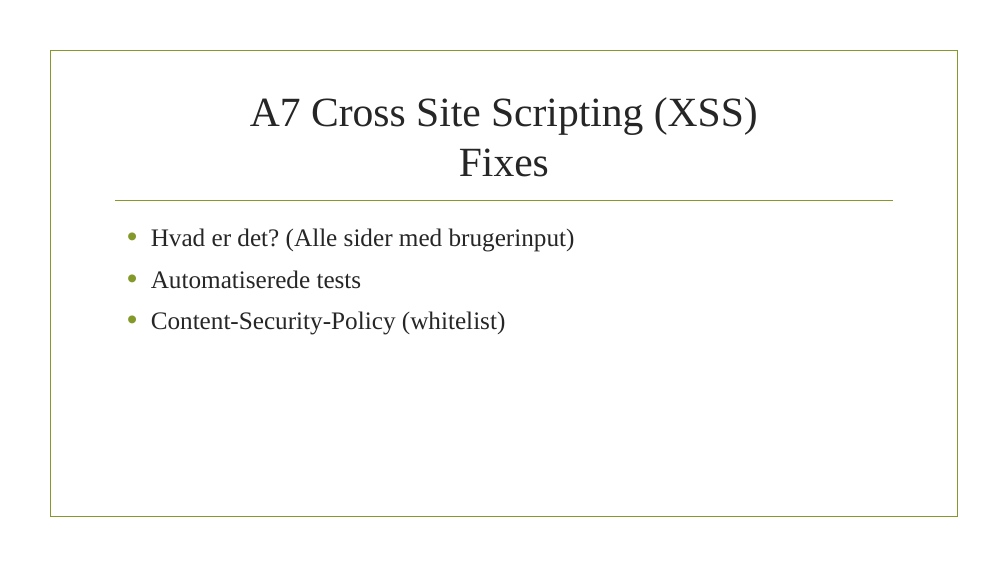
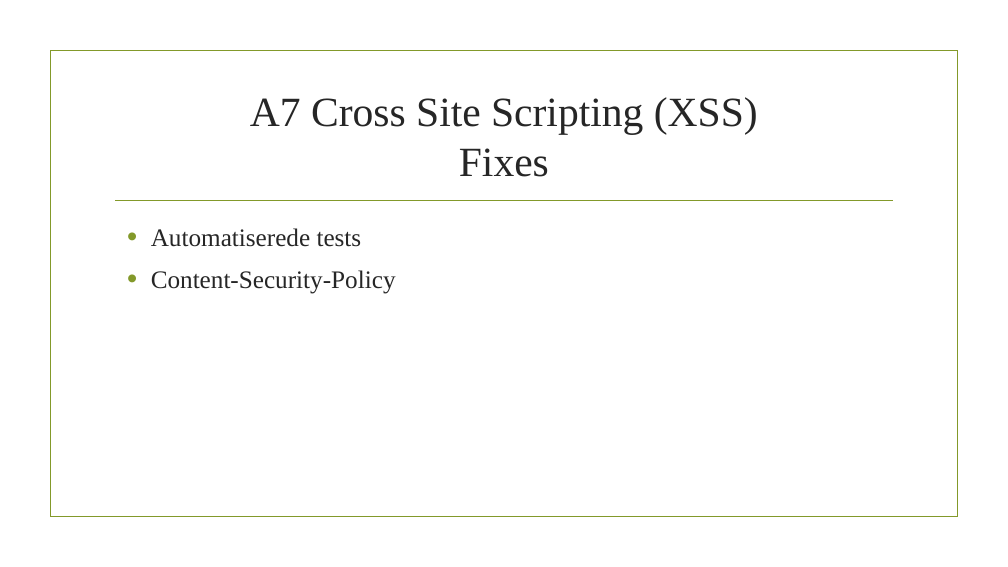
Before and after one commit to mathiasnielsen0/ITITS, a slide deck: slide 7 of Powerpoints/Spoergsmaal5.pptx. Drawn at 1008x567 pixels with LibreOffice and Linux fonts; fonts in the diff are those of the drawing; background and template pictures are left out. Boxes give left, top, right and bottom in pixels: in the first picture for what was removed or moved away, otherwise in the second. Text is boxed around its words. In the diff, an @@ line names an element or a change of style, - is before the commit and + after.

```diff
--- a/Powerpoints/Spoergsmaal5.pptx
+++ b/Powerpoints/Spoergsmaal5.pptx
@@ text at (151,228,575,252): paragraph removed @@
-• Hvad er det? (Alle sider med brugerinput)
@@ text at (151,270,396,294): text changed @@
-• Content-Security-Policy (whitelist)
+• Content-Security-Policy
```
Also in this commit, not shown: 3 other slides changed, 4 other files.
